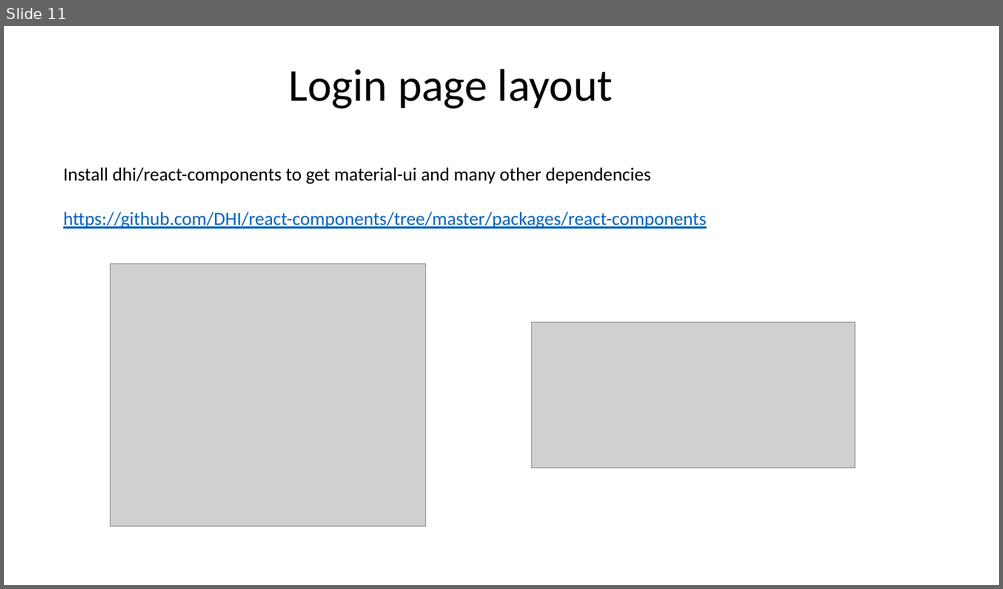
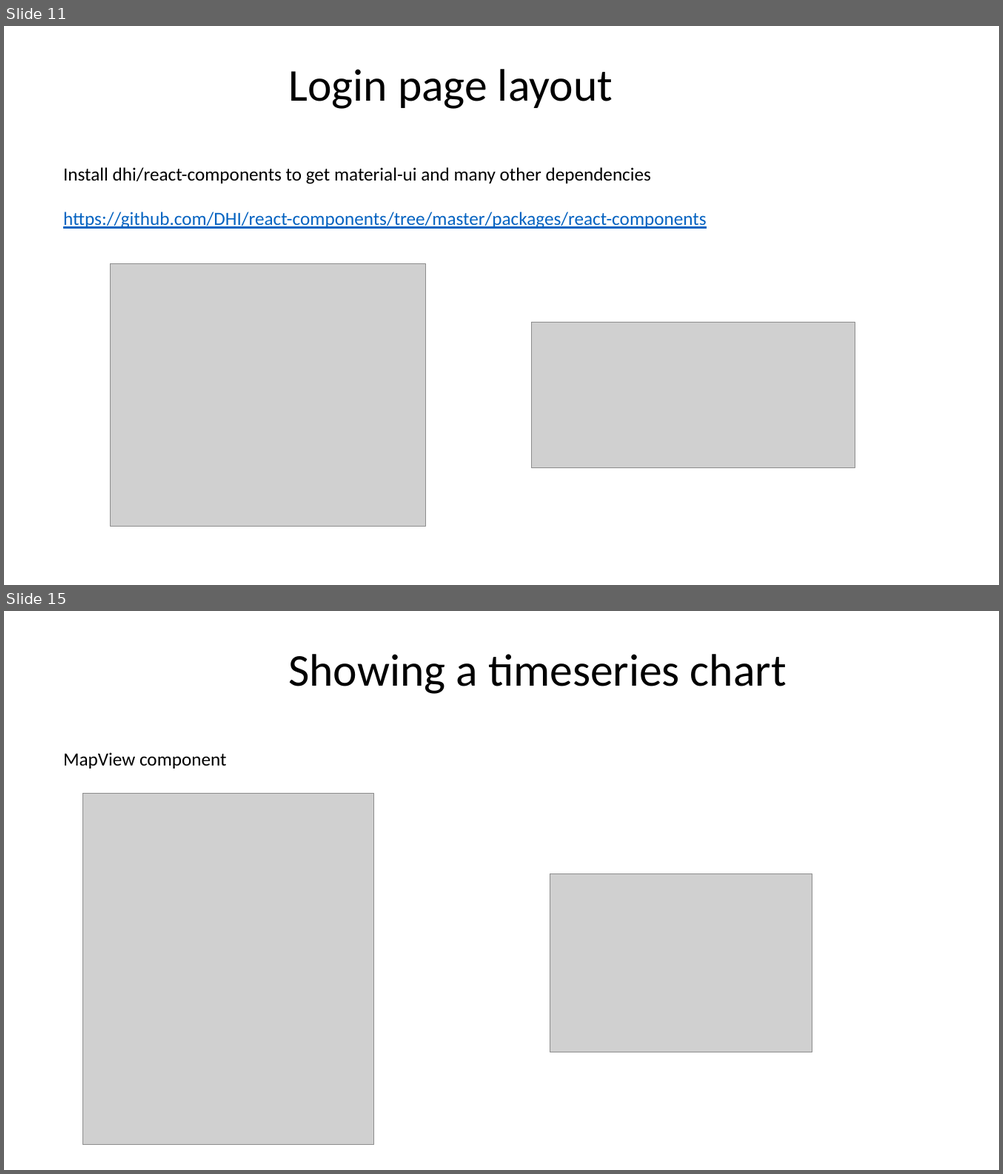
Before and after one commit to DHI/DomainServicesCourse, a slide deck: Presentations/DS-course-4-frontend.pptx. Shown one above the other, each under a label of ours: slide 11 before the commit, slides 11 and 15 after it; the slides between them are not shown. The pictures are 1003x589 and 1003x1174 pixels, drawn with LibreOffice and Linux fonts; fonts in the diff are those of the drawing; grey boxes stand for pictures. Boxes give left, top, right and bottom in pixels: in the first picture for what was removed or moved away, otherwise in the second. Text is boxed around its words. In the diff, an @@ line names an element or a change of style, - is before the commit and + after.

```diff
--- a/Presentations/DS-course-4-frontend.pptx
+++ b/Presentations/DS-course-4-frontend.pptx
@@ slide 15 added at box(4, 611, 999, 1170), background #FFFFFF @@
@@ text added at box(288, 654, 786, 694), 44 pt, text #000000 @@
+Showing a timeseries chart
@@ text added at box(63, 752, 227, 769), 18 pt, text #000000 @@
+MapView component
@@ picture added at box(83, 794, 374, 1145) @@
@@ picture added at box(550, 874, 812, 1053) @@
```
Also in this commit, not shown: 3 other slides added, 7 other files.
